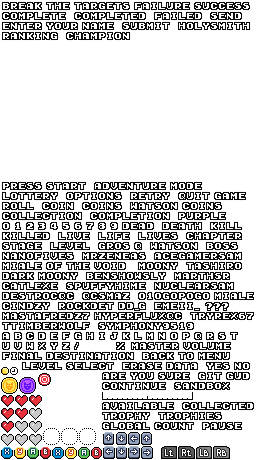
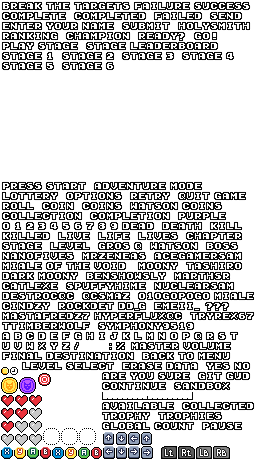
Layers edited between the first and the second w=256, h=460 image:
added layer "Layer 22" above "Layer 21" over (x1=109, y1=343, x2=112, y2=350)
painted on "BREAK THE TARGETS FAILURE SUCCESS COMPLETE COMPLETED FAILED" over (x1=3, y1=33, x2=233, y2=69)
